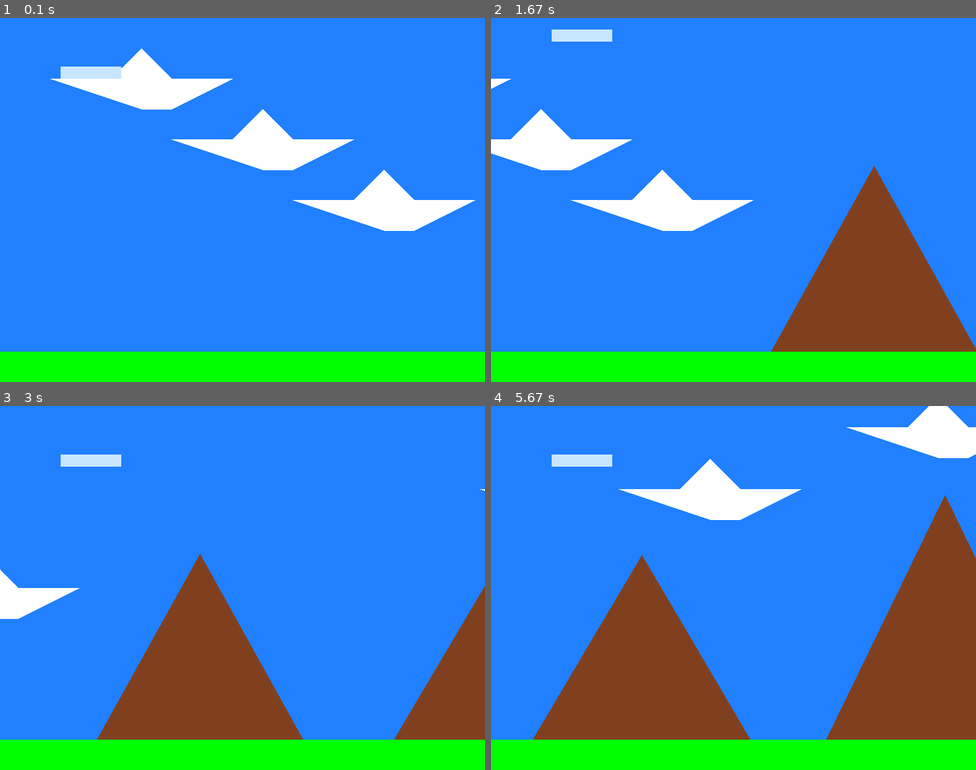
Above: before the commit, frames 1-4 (two rows, left to right).
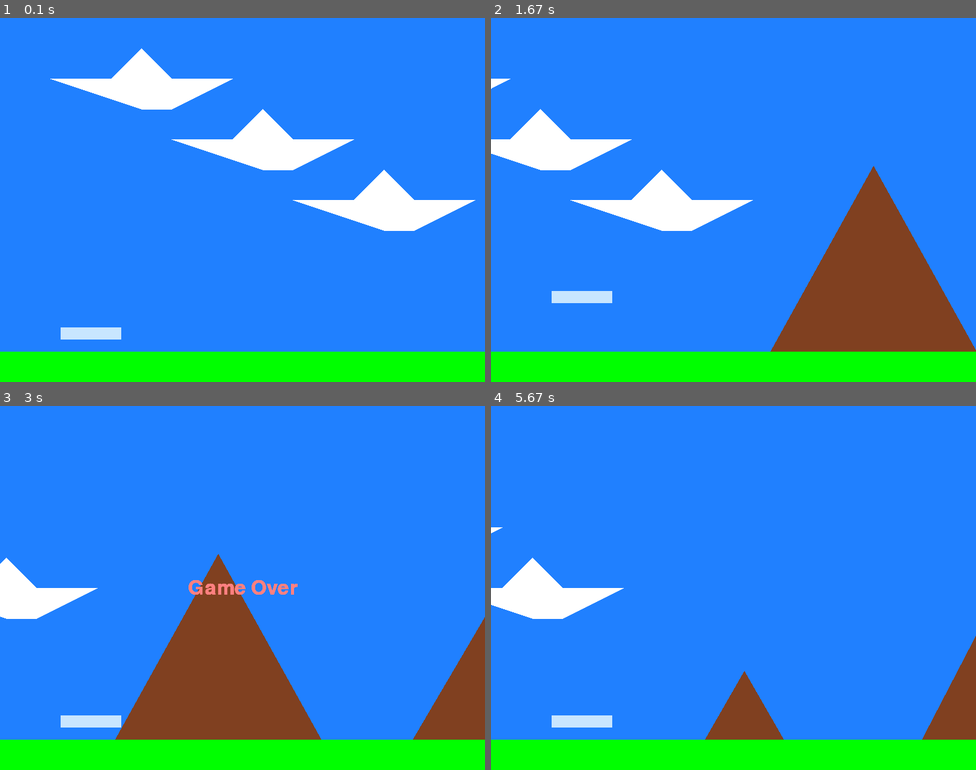
Above: after the commit, the same moments.

Repository: iserk/pygame_collisions
Game: pygame game, started from main.py
The game is run twice, just before and just after one commit, with the same random seed, the same clock (stepped at 60 frames per second) and the same inputs.
Inputs:
- Up to frame 1 (0.1 s): no input
- Up to frame 2 (1.67 s): hold D 0.33-0.8 s; hold W 0.83-1.13 s; hold D 1.17-1.63 s
- Up to frame 3 (3 s): hold A 1.67-2.2 s; hold S 2.23-2.53 s; hold A 2.57-2.97 s
- Up to frame 4 (5.67 s): tap Space at 3 s; hold W 3.33-3.7 s; hold D 3.73-4.37 s; hold S 4.4-4.77 s; hold A 4.8-5.27 s; hold D from 5.3 s (still down)

The runs differ from the first frame. In frame 1, 0.8% of the frame differs, in the area x 12-25%, y 13-89%; in frame 2, 1.0%; in frame 3, 6.7%; in frame 4, 29%, in the area x 0-100%, y 0-92%.

Commit message:
Updated victory conditions

Diff:
--- a/main.py
+++ b/main.py
@@ -6,16 +6,21 @@
 
 SCREEN_SIZE = (800, 600)
 GROUND_HEIGHT = 50
-BG_COLOR = (32, 128, 255)
 
 
 class Scene:
     def __init__(self, game):
         self.game = game
-        self.layers = {}  # dict of lists
+        self.layers = {0: []}
+        self.camera = None
+        self.hero = None
+        self.mountains = []
+        self.ground = None
+        self.clouds = []
 
     def activate(self):
-        self.layers = {}
+        self.layers = {0: []}
+        self.camera = Camera(self.game.screen, 0, 0)
 
     def add(self, obj, layer=0):
         if layer not in self.layers:
@@ -38,11 +43,6 @@
         for key in self.layers:
             for obj in self.layers[key]:
                 obj.update(dt, elapsed_time)
-                if isinstance(obj, Mountain):
-                    if obj.x + obj.width / 2 < self.game.camera.x:
-                        self.layers[key].remove(obj)
-                        del obj
-                        Mountain.generate(self, self.game.camera.x + SCREEN_SIZE[0] + 500)
 
     def detect_collisions(self):
         ## This version detects collisions between all objects
@@ -57,7 +57,7 @@
         #                     obj2.on_collision(obj1)
 
         # This version detects collisions between the hero and other objects
-        hero = self.game.hero
+        hero = self.hero
         for obj in self.layers[0]:
             if isinstance(obj, Mountain) or isinstance(obj, Ground) or isinstance(obj, Cloud):
                 if collision.sat_collision_check(hero.get_collider(), obj.get_collider()):
@@ -65,10 +65,96 @@
                     hero.on_collision(obj)
                     obj.on_collision(hero)
 
-    def render(self, camera):
+    def render_background(self):
+        pass
+
+    def render(self):
+        self.render_background()
+
         for key in sorted(self.layers.keys()):
             for obj in self.layers[key]:
-                obj.render(camera)
+                obj.render(self.camera)
+
+
+class GameScene(Scene):
+    BG_COLOR = (32, 128, 255)
+
+    def __init__(self, game):
+        super().__init__(game)
+
+    def activate(self):
+        super().activate()
+
+        self.hero = HeroPlane(None)
+        self.add(self.hero, layer=10)
+
+        self.hero.x = 100
+        self.hero.y = SCREEN_SIZE[1] - GROUND_HEIGHT
+        # self.hero.y = 100
+
+        self.mountains = [Mountain.generate(self, SCREEN_SIZE[0] + 200 + 500 * i) for i in range(3)]
+        self.ground = Ground(self)
+        self.clouds = [Cloud(self, 100, 100), Cloud(self, 300, 200), Cloud(self, 500, 300)]
+
+    def render_background(self):
+        self.camera.screen.fill(self.BG_COLOR)
+
+    def update(self, dt, elapsed_time):
+        super().update(dt, elapsed_time)
+
+        # self.camera.x = round(self.elapsed_time / 2)
+        self.camera.x += dt * self.hero.HORIZONTAL_SPEED / 1000
+        # self.camera.x += 1
+
+        for key in self.layers:
+            for obj in self.layers[key]:
+                if isinstance(obj, Mountain):
+                    if obj.x + obj.width / 2 < self.camera.x:
+                        self.layers[key].remove(obj)
+                        del obj
+
+                        Mountain.generate(self, self.camera.x + SCREEN_SIZE[0] + 500)
+
+
+class GameOverScene(Scene):
+    def __init__(self, game):
+        super().__init__(game)
+        self.game_over_text = None
+
+    def activate(self):
+        super().activate()
+
+        self.game_over_text = Text(None, 'Game Over', x=SCREEN_SIZE[0] / 2, y=SCREEN_SIZE[1] / 2, size=48, color=(255, 128, 128))
+
+        self.add(self.game_over_text, layer=100)
+
+    def handle_event(self, event):
+        if event.type == pygame.KEYDOWN:
+            if event.key == pygame.K_SPACE:
+                self.game.change_scene(GameScene(self.game))
+            elif event.key == pygame.K_ESCAPE:
+                self.game.is_running = False
+        return True
+
+
+class VictoryScene(Scene):
+    def __init__(self, game):
+        super().__init__(game)
+        self.victory_text = None
+
+    def activate(self):
+        super().activate()
+
+        self.victory_text = Text(None, 'You Win!', x=SCREEN_SIZE[0] / 2, y=SCREEN_SIZE[1] / 2, size=48, color=(64, 255, 128))
+        self.add(self.victory_text, layer=100)
+
+    def handle_event(self, event):
+        if event.type == pygame.KEYDOWN:
+            if event.key == pygame.K_SPACE:
+                self.game.change_scene(GameScene(self.game))
+            elif event.key == pygame.K_ESCAPE:
+                self.game.is_running = False
+        return True
 
 
 class Game:
@@ -79,19 +165,9 @@
 
         self.clock = pygame.time.Clock()
 
-        self.scene = Scene(self)
+        self.scene = GameScene(self)
         self.scene.game = self
-        self.camera = Camera(self.screen, 0, 0)
-        self.hero = HeroPlane(None)
-        self.scene.add(self.hero, layer=10)
-
-        self.hero.x = 100
-        # self.hero.y = SCREEN_SIZE[1] - GROUND_HEIGHT
-        self.hero.y = 100
-
-        self.mountains = [Mountain.generate(self.scene, SCREEN_SIZE[0] + 200 + 500 * i) for i in range(3)]
-        self.ground = Ground(self.scene)
-        self.clouds = [Cloud(self.scene, 100, 100), Cloud(self.scene, 300, 200), Cloud(self.scene, 500, 300)]
+        self.scene.activate()
 
         self.start_time = pygame.time.get_ticks()
         self.dt = 0
@@ -99,8 +175,11 @@
         self.is_running = False
         self.fps_list = []
 
+    def change_scene(self, scene):
+        self.scene = scene
+        self.scene.activate()
+
     def run(self):
-        self.screen.fill(BG_COLOR)
         self.is_running = True
 
         while self.is_running:
@@ -114,15 +193,9 @@
                     pygame.quit()
                     exit()
 
-            # self.camera.x = round(self.elapsed_time / 2)
-            self.camera.x += self.dt * self.hero.HORIZONTAL_SPEED / 1000
-            # self.camera.x += 1
-
-            self.screen.fill(BG_COLOR)
-
             self.scene.update(self.dt, self.elapsed_time)
             self.scene.detect_collisions()
-            self.scene.render(self.camera)
+            self.scene.render()
             fps = self.clock.get_fps()
             self.fps_list.append(fps)
             pygame.display.set_caption(
@@ -164,6 +237,23 @@
 
     def __repr__(self):
         return f'{self.__class__.__name__}({self.x}, {self.y})'
+
+
+class Text(GameObject):
+    def __init__(self, scene, text, x, y, size=12, color=(255, 255, 255)):
+        super().__init__(scene)
+        self.text = text
+        self.size = size
+        self.color = color
+        self.x = x
+        self.y = y
+
+    def render(self, camera):
+        font = pygame.font.SysFont(None, self.size)
+        text = font.render(self.text, True, self.color)
+        text_rect = text.get_rect()
+        text_rect.center = (self.x, self.y)
+        camera.screen.blit(text, text_rect)
 
 
 class HeroPlane(GameObject):
@@ -180,20 +270,23 @@
 
     def get_collider(self):
         return [
-            Vector2(self.scene.game.camera.x + self.x, self.y - 20),
-            Vector2(self.scene.game.camera.x + self.x + 100, self.y - 20),
-            Vector2(self.scene.game.camera.x + self.x + 100, self.y),
-            Vector2(self.scene.game.camera.x + self.x, self.y)
+            Vector2(self.scene.camera.x + self.x, self.y - 20),
+            Vector2(self.scene.camera.x + self.x + 100, self.y - 20),
+            Vector2(self.scene.camera.x + self.x + 100, self.y),
+            Vector2(self.scene.camera.x + self.x, self.y)
         ]
 
     def on_collision(self, other):
         print(f'Collision between {self} and {other}')
         if isinstance(other, Ground):
             self.y = other.y - 20
-        # elif isinstance(other, Cloud):
-        #     self.y = other.y - 50
+            # self.scene.game.change_scene(VictoryScene(self.scene.game))
+        elif isinstance(other, Cloud):
+            # self.y = other.y - 50
+            self.scene.game.change_scene(VictoryScene(self.scene.game))
         elif isinstance(other, Mountain):
-            self.y = other.y - other.height - 20
+            # self.y = other.y - other.height - 20
+            self.scene.game.change_scene(GameOverScene(self.scene.game))
 
     def update(self, dt, elapsed_time):
         keys = pygame.key.get_pressed()
@@ -233,8 +326,8 @@
         ]
 
     def update(self, dt, elapsed_time):
-        if self.x < self.scene.game.camera.x - 500:
-            self.x = self.scene.game.camera.x + SCREEN_SIZE[0] + random.randint(0, 500)
+        if self.x < self.scene.camera.x - 500:
+            self.x = self.scene.camera.x + SCREEN_SIZE[0] + random.randint(0, 500)
             self.y = random.randint(0, SCREEN_SIZE[1] - GROUND_HEIGHT - 100)
 
     def render(self, camera):
@@ -274,18 +367,6 @@
         ]
 
     def render(self, camera):
-        # pygame.draw.line(
-        #     camera.screen,
-        #     (128, 64, 32),
-        #     (self.x - self.width / 2 - camera.x, self.y - camera.y),
-        #     (self.x - camera.x, self.y - self.height - camera.y), 1)
-        #
-        # pygame.draw.line(
-        #     camera.screen,
-        #     BG_COLOR,
-        #     (self.x + self.width / 2 - camera.x, self.y - camera.y),
-        #     (self.x - camera.x, self.y - self.height - camera.y), 3)
-
         pygame.draw.polygon(
             camera.screen,
             (128, 64, 32),
@@ -315,10 +396,10 @@
 
     def get_collider(self):
         return [
-            Vector2(self.x + self.scene.game.camera.x, self.y),
-            Vector2(self.x + SCREEN_SIZE[0] + self.scene.game.camera.x, self.y),
-            Vector2(self.x + SCREEN_SIZE[0] + self.scene.game.camera.x, SCREEN_SIZE[1]),
-            Vector2(self.x + self.scene.game.camera.x, SCREEN_SIZE[1])
+            Vector2(self.x + self.scene.camera.x, self.y),
+            Vector2(self.x + SCREEN_SIZE[0] + self.scene.camera.x, self.y),
+            Vector2(self.x + SCREEN_SIZE[0] + self.scene.camera.x, SCREEN_SIZE[1]),
+            Vector2(self.x + self.scene.camera.x, SCREEN_SIZE[1])
         ]
 
     def render(self, camera):
